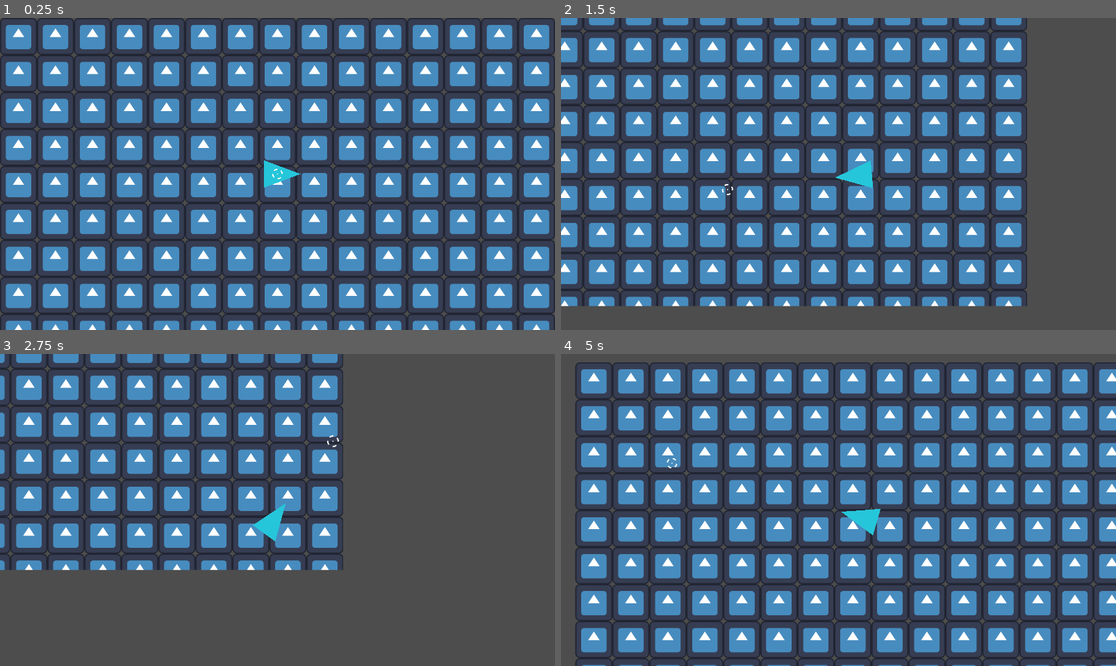
Above: before the commit, frames 1-4 (two rows, left to right).
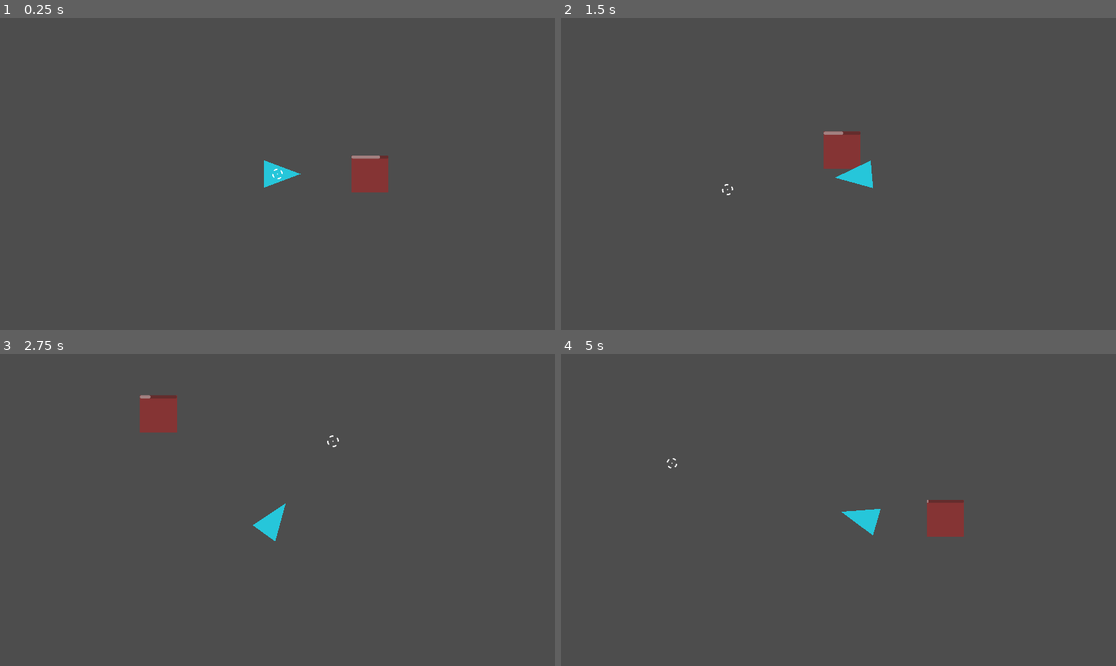
Above: after the commit, the same moments.

Repository: LordChildConsumer/MiniHordeShooter
Game: Godot game, scene res://main.tscn
Two runs of this game, one before a commit and one after it. Both use one fixed random seed, a clock stepped at 60 frames per second and the inputs below. The engine's default icon, where the game draws it, is replaced by a stand-in: a white triangle on a blue panel in a dark square.
Inputs (mouse positions are in pixels of both pictures, inside the frame that each line leads up to):
- Up to frame 1 (0.25 s): no input
- Up to frame 2 (1.5 s): tap Enter at 0.5 s; move the mouse to (960, 158) at 0.52 s; press the mouse at (960, 158) at 0.53 s; hold D (move_right) 0.53-1.28 s; move the mouse to (727, 189) at 1.27 s; release the mouse at (727, 189) at 1.28 s; hold S (move_down) from 1.28 s (still down); click (727, 189) at 1.35 s
- Up to frame 3 (2.75 s): move the mouse to (333, 441) at 2.02 s; release S (move_down) at 2.03 s; press the mouse at (333, 441) at 2.03 s; hold D (move_right) from 2.03 s (still down)
- Up to frame 4 (5 s): move the mouse to (810, 572) at 2.77 s; release D (move_right) at 2.78 s; release the mouse at (810, 572) at 2.78 s; hold W (move_up) 2.78-3.53 s; click (810, 572) at 2.85 s; move the mouse to (1005, 556) at 3.52 s; press the mouse at (1005, 556) at 3.53 s; hold A (move_left) from 3.53 s (still down); move the mouse to (672, 463) at 4.27 s; release the mouse at (672, 463) at 4.28 s; click (672, 463) at 4.35 s

The runs differ from the first frame. In frame 1, 60% of the frame differs, in the area x 0-100%, y 0-100%; in frame 2, 46%; in frame 3, 26%; in frame 4, 56%.

Commit message:
Player health works

Diff:
--- a/_dev/hurt_zone.gd
+++ b/_dev/hurt_zone.gd
@@ -5,7 +5,7 @@
 
 
 ## The amount of damage to deal every [param tick].
-@export var damage: float = 10.0;
+@export var damage: int = 10.0;
 ## The time in seconds between dealing damage.
 @export var tick: float = 1.0;
 
@@ -30,7 +30,7 @@
 ## Adds [param area] to [member hitboxes] if [param area] is a [Hitbox].
 func _on_area_entered(area: Area2D) -> void:
 	if area is Hitbox:
-		pass;
+		hitboxes.push_back(area);
 
 
 ## Removes [param area] from [member hitboxes] if [member hitboxes] has [param area].
@@ -44,3 +44,8 @@
 func _on_tick_timer_timeout() -> void:
 	for hb: Hitbox in hitboxes:
 		hb.hurt(damage);
+
+
+## Returns the amount of time before [member tick_timer] reaches 0 and damage is dealt.
+func get_seconds_until_damage() -> float:
+	return tick_timer.time_left;
--- a/components/health.gd
+++ b/components/health.gd
@@ -26,6 +26,7 @@
 ## Subtracts the given value from the current health. End result will be no less than 0.
 func hurt(value: int) -> void:
 	health = max(health - value, 0);
+	print_debug("Hurt for %s. Health left = %s" % [value, health]);
 
 ## Adds the given value to the current health. End result will be no greater than [member max_health]
 func heal(value: int) -> void:
--- a/main.tscn
+++ b/main.tscn
@@ -1,14 +1,57 @@
-[gd_scene load_steps=3 format=3 uid="uid://cc816jevvx1md"]
+[gd_scene load_steps=6 format=3 uid="uid://cc816jevvx1md"]
 
 [ext_resource type="Texture2D" uid="uid://vocsotlh7qkk" path="res://icon.svg" id="1_ic7s5"]
 [ext_resource type="PackedScene" uid="uid://5ufingx2vmlv" path="res://player/player.tscn" id="2_ifi2p"]
+[ext_resource type="Script" path="res://_dev/hurt_zone.gd" id="3_qnd0e"]
+
+[sub_resource type="RectangleShape2D" id="RectangleShape2D_n4wdb"]
+size = Vector2(128, 128)
+
+[sub_resource type="GDScript" id="GDScript_tnsjf"]
+resource_name = "HurtProg"
+script/source = "extends ProgressBar
+
+@onready var hurt_zone: HurtZone = get_parent() as HurtZone;
+
+
+func _ready() -> void:
+	if hurt_zone:
+		max_value = hurt_zone.tick;
+
+
+func _process(_delta: float) -> void:
+	if hurt_zone:
+		value = hurt_zone.get_seconds_until_damage();
+"
 
 [node name="Main" type="Node2D"]
 
 [node name="Sprite2D" type="Sprite2D" parent="."]
+visible = false
 texture_repeat = 2
 texture = ExtResource("1_ic7s5")
 region_enabled = true
 region_rect = Rect2(0, 0, 1920, 1080)
 
+[node name="HurtZone" type="Area2D" parent="."]
+position = Vector2(320, 0)
+collision_layer = 20
+collision_mask = 20
+script = ExtResource("3_qnd0e")
+
+[node name="CollisionShape2D" type="CollisionShape2D" parent="HurtZone"]
+shape = SubResource("RectangleShape2D_n4wdb")
+
+[node name="Polygon2D" type="Polygon2D" parent="HurtZone"]
+color = Color(1, 0, 0, 0.317647)
+polygon = PackedVector2Array(-64, -64, 64, -64, 64, 64, -64, 64)
+
+[node name="HurtProg" type="ProgressBar" parent="HurtZone"]
+offset_left = -64.0
+offset_top = -64.0
+offset_right = 64.0
+offset_bottom = -53.0
+show_percentage = false
+script = SubResource("GDScript_tnsjf")
+
 [node name="Player" parent="." instance=ExtResource("2_ifi2p")]
--- a/player/player.tscn
+++ b/player/player.tscn
@@ -19,7 +19,21 @@
 size = Vector2(128, 96)
 
 [node name="Player" type="CharacterBody2D"]
+collision_layer = 2
+collision_mask = 3
 script = ExtResource("1_decup")
+
+[node name="Health" type="Node" parent="."]
+script = ExtResource("5_ev15s")
+
+[node name="Hitbox" type="Area2D" parent="." node_paths=PackedStringArray("health")]
+collision_layer = 4
+collision_mask = 4
+script = ExtResource("6_lws5r")
+health = NodePath("../Health")
+
+[node name="CollisionPolygon2D" type="CollisionPolygon2D" parent="Hitbox"]
+polygon = PackedVector2Array(-48, -48, 80, 0, -48, 48)
 
 [node name="Camera2D" type="Camera2D" parent="."]
 position_smoothing_enabled = true
@@ -44,10 +58,3 @@
 
 [node name="Muzzle" type="Marker2D" parent="."]
 position = Vector2(80, 0)
-
-[node name="Health" type="Node" parent="."]
-script = ExtResource("5_ev15s")
-
-[node name="Hitbox" type="Area2D" parent="." node_paths=PackedStringArray("health")]
-script = ExtResource("6_lws5r")
-health = NodePath("../Health")
--- a/project.godot
+++ b/project.godot
@@ -56,8 +56,8 @@
 
 [layer_names]
 
-3d_physics/layer_1="World"
-3d_physics/layer_2="Player Physics"
-3d_physics/layer_3="Player Hitbox"
-3d_physics/layer_4="Enemy Physics"
-3d_physics/layer_5="Enemy Hitbox"
+2d_physics/layer_1="World"
+2d_physics/layer_2="Player Physics"
+2d_physics/layer_3="Player Hitbox"
+2d_physics/layer_4="Enemy Physics"
+2d_physics/layer_5="Enemy Hitbox"
